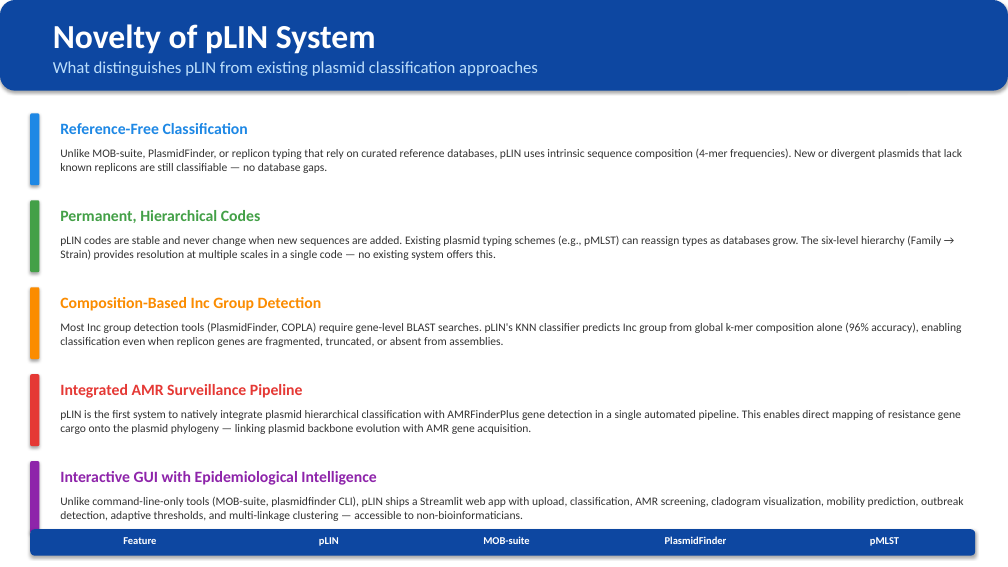
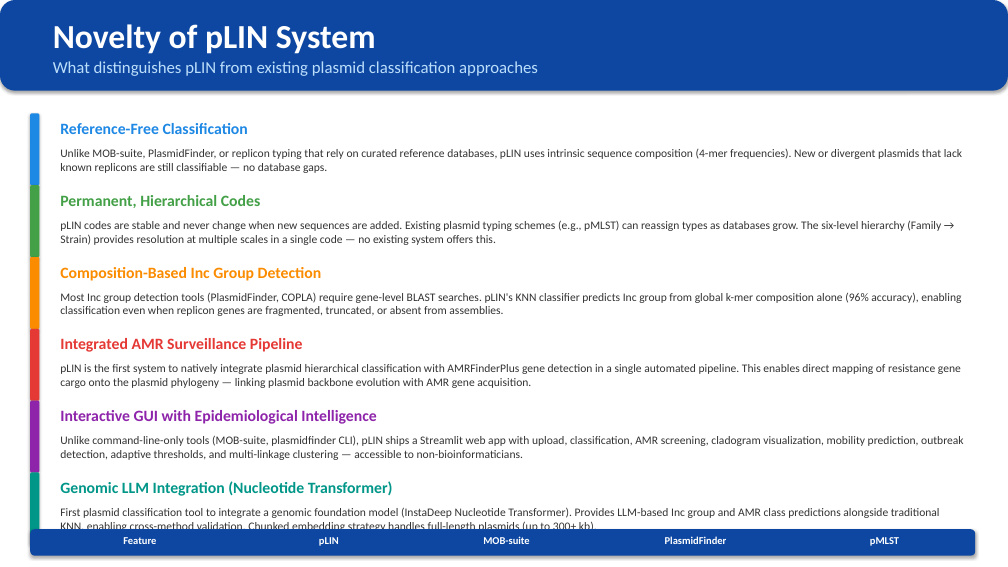
Before and after one commit to xavierbasilbritto-hub/pLIN-plasmid-classification, a slide deck: slide 12 of output/pLIN_Tool_Architecture.pptx (slide 10 before the commit). Drawn at 1008x567 pixels with LibreOffice and Linux fonts; fonts in the diff are those of the drawing. Boxes give left, top, right and bottom in pixels: in the first picture for what was removed or moved away, otherwise in the second. Text is boxed around its words. In the diff, an @@ line names an element or a change of style, - is before the commit and + after.

```diff
--- a/output/pLIN_Tool_Architecture.pptx
+++ b/output/pLIN_Tool_Architecture.pptx
@@ 2 texts, 1 rounded rectangle: place and size @@
-2 texts, 1 rounded rectangle at (30, 200, 941, 272)
+2 texts, 1 rounded rectangle at (30, 185, 941, 257)
@@ 2 texts, 1 rounded rectangle: place and size @@
-2 texts, 1 rounded rectangle at (30, 287, 961, 359)
+2 texts, 1 rounded rectangle at (30, 257, 961, 329)
@@ 2 texts, 1 rounded rectangle: place and size @@
-2 texts, 1 rounded rectangle at (30, 374, 961, 446)
+2 texts, 1 rounded rectangle at (30, 329, 961, 401)
@@ 2 texts, 1 rounded rectangle: place and size @@
-2 texts, 1 rounded rectangle at (30, 461, 964, 533)
+2 texts, 1 rounded rectangle at (30, 401, 964, 473)
@@ rounded rectangle added at (30, 473, 39, 544), fill #009688 @@
@@ text added at (60, 481, 393, 496), 15 pt, text #009688, bold @@
+Genomic LLM Integration (Nucleotide Transformer)
@@ text added at (60, 507, 940, 533), 11 pt, text #333333 @@
+First plasmid classification tool to integrate a genomic foundation model (InstaDeep Nucleotide Transformer). Provides LLM-based Inc group and AMR class predictions alongside traditional KNN, enabling cross-method validation. Chunked embedding strategy handles full-length plasmids (up to 300+ kb).
```
Also in this commit, not shown: 2 slides added, 1 other file.
